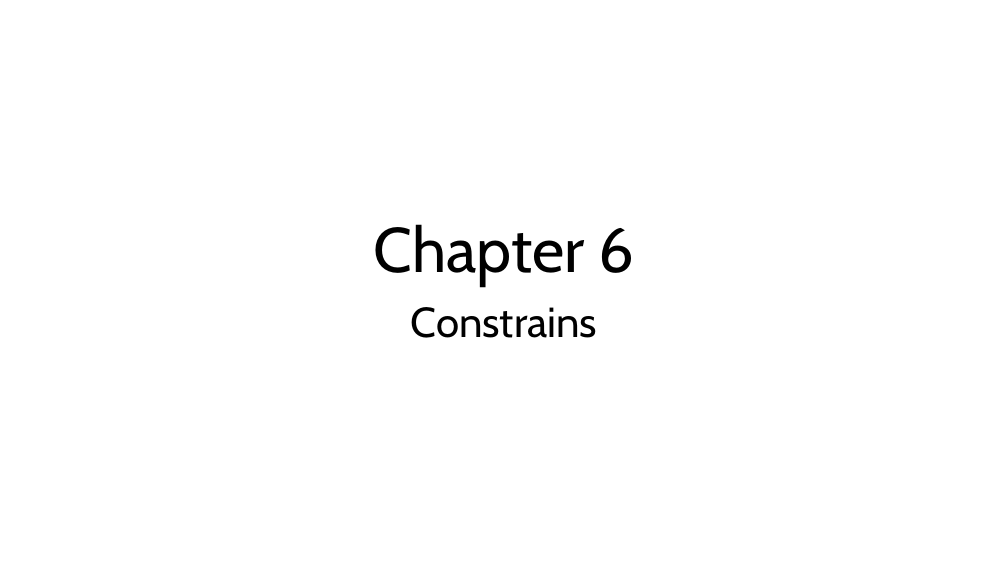
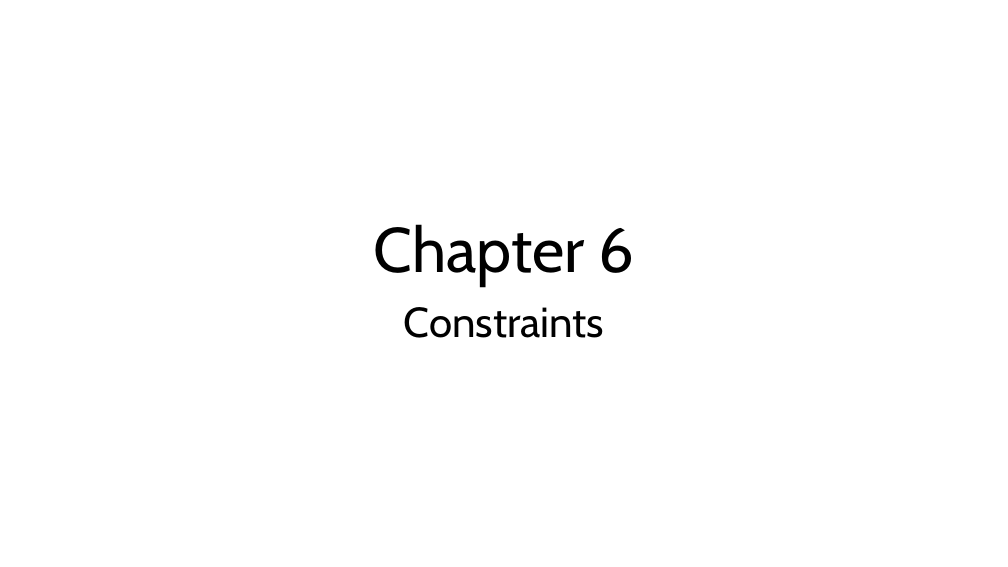
Before and after one commit to s9001055/DV_learning, a slide deck: slide 47 of SystemVerilog_語法學習.pptx. Drawn at 1008x567 pixels with LibreOffice and Linux fonts; fonts in the diff are those of the drawing. Boxes give left, top, right and bottom in pixels: in the first picture for what was removed or moved away, otherwise in the second. Text is boxed around its words. In the diff, an @@ line names an element or a change of style, - is before the commit and + after.

Commit message:
Add: constraint 1. solve before 2. static_constraint

```diff
--- a/SystemVerilog_語法學習.pptx
+++ b/SystemVerilog_語法學習.pptx
@@ subtitle at (404, 307, 604, 338): text changed @@
-Constrains
+Constraints
```
Also in this commit, not shown: 1 other slide changed, 8 other files.
